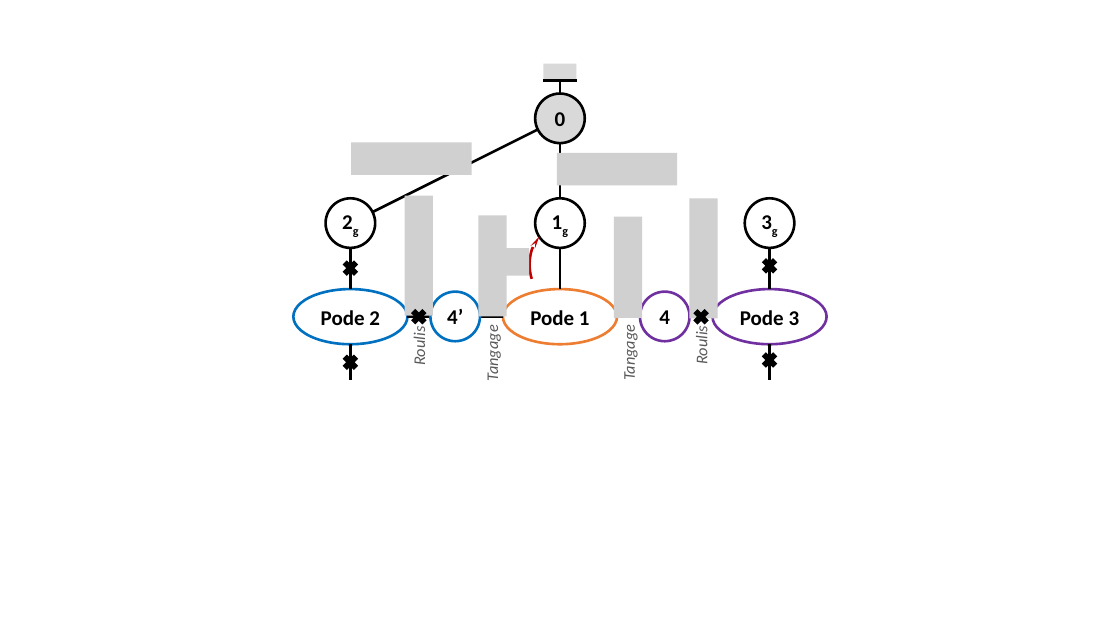
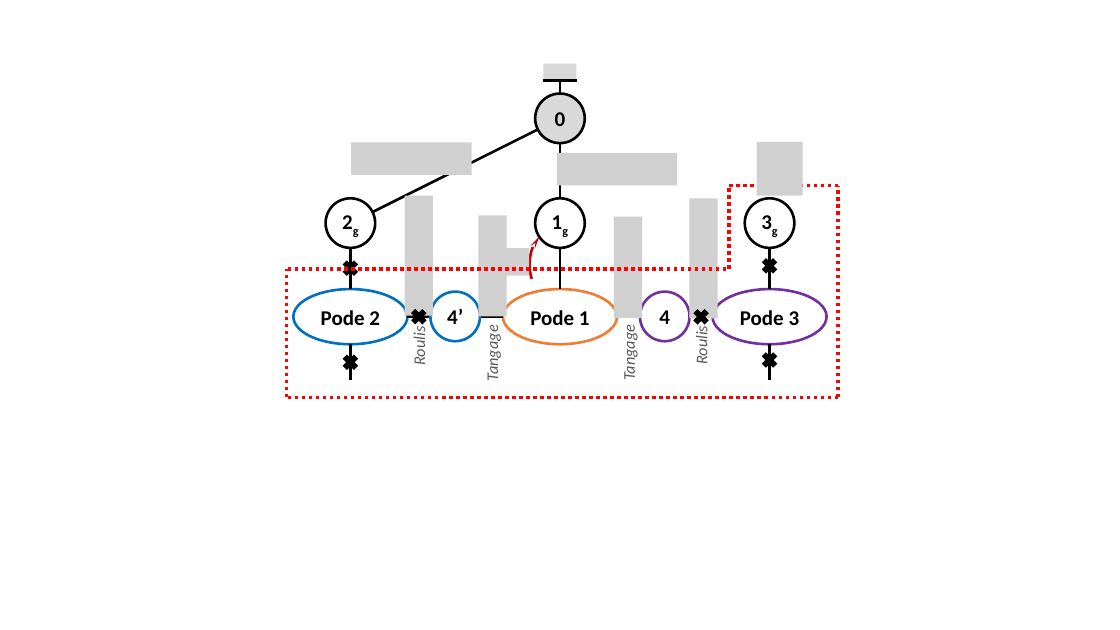
Before and after one commit to xpessoles/Sujets_Concours, a slide deck: slide 2 of 2009/CCMP_PSI_SI_Roburoc/images/Figures.pptx (slide 1 before the commit). Drawn at 1120x630 pixels with LibreOffice and Linux fonts; fonts in the diff are those of the drawing; grey boxes stand for pictures. Boxes give left, top, right and bottom in pixels: in the first picture for what was removed or moved away, otherwise in the second. Text is boxed around its words. In the diff, an @@ line names an element or a change of style, - is before the commit and + after.

```diff
--- a/2009/CCMP_PSI_SI_Roburoc/images/Figures.pptx
+++ b/2009/CCMP_PSI_SI_Roburoc/images/Figures.pptx
@@ picture added at box(757, 142, 803, 196) @@
@@ line added from (839, 186) to (726, 186), #FF0000 3 pt dashed @@
@@ line added from (729, 269) to (729, 186), #FF0000 3 pt dashed @@
@@ line added from (839, 397) to (839, 186), #FF0000 3 pt dashed @@
@@ line added from (726, 269) to (287, 269), #FF0000 3 pt dashed @@
@@ line added from (287, 397) to (287, 269), #FF0000 3 pt dashed @@
@@ line added from (839, 397) to (287, 397), #FF0000 3 pt dashed @@
```
Also in this commit, not shown: 1 slide added, 2 other files.
